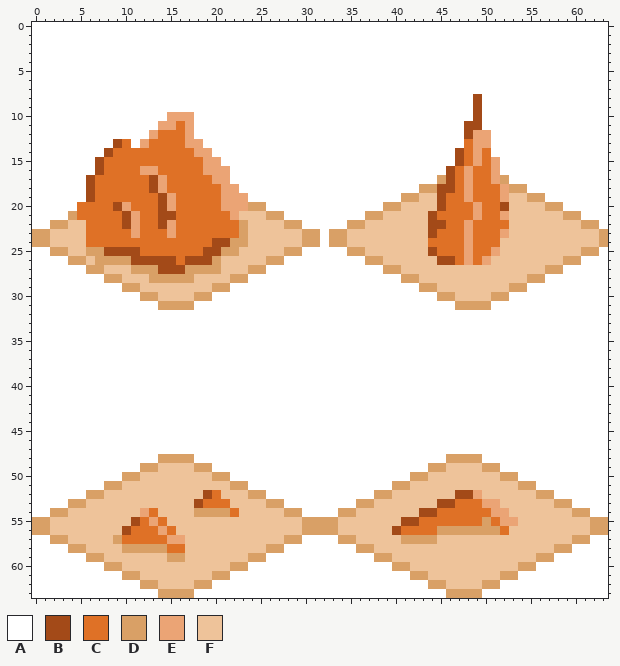
One commit to this pixel-art file: LD48/Assets/Sprites/Rocks.aseprite. Above: the version before the commit.
64x64 pixels, 1 frame.
Palette (. is transparent): A #ffffff  B #a34a18  C #df7126  D #d9a066  E #eba475  F #eec39a
After the commit:
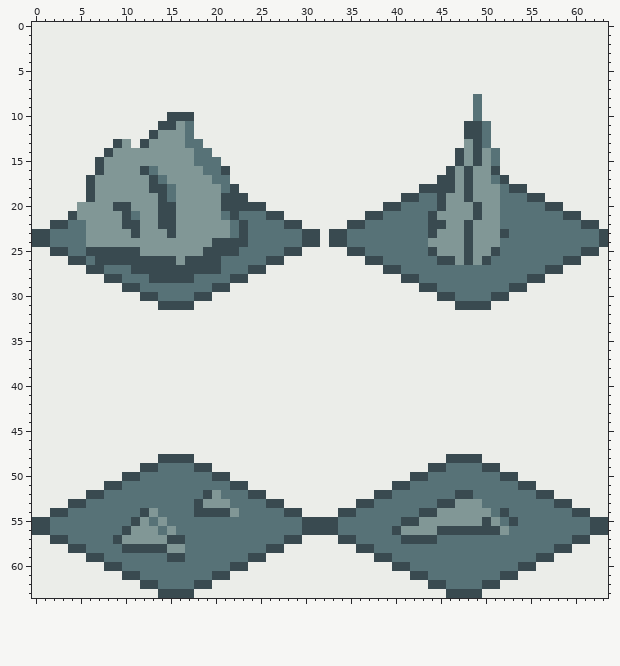
Changes in this commit:
colour A: #ffffff -> #ebede9
colour C: #df7126 -> #819796
colour D: #d9a066 -> #394a50
colour F: #eec39a -> #577277
Layer "Rocks":
y 8..9: x 49 B -> F
y 10: x 15..17 EEE -> DDD; x 49 B -> F
y 11: x 14..15 EE -> DD; x 17 E -> F; x 48..50 BBA -> DDF
y 12: x 13 E -> D; x 17 E -> F; x 48..50 BEE -> DDF
y 13: x 9 B -> D; x 12 E -> D; x 17..18 EE -> FF; x 49..50 EE -> DF
y 14: x 8 B -> D; x 18..19 EE -> FF; x 47 B -> D; x 49 E -> D; x 51 A -> F
y 15: x 7 B -> D; x 18..20 CEE -> FFF; x 47 B -> D; x 49 E -> D; x 51 E -> F
y 16: x 7 B -> D; x 12..13 EE -> DF; x 19..21 EEE -> FFD; x 46 B -> D; x 48 E -> D; x 51 E -> D
y 17: x 6 B -> D; x 13..14 BE -> DF; x 20..21 EE -> FF; x 46 B -> D; x 48 E -> D; x 51 E -> F
y 18: x 6 B -> D; x 13..15 BEC -> DDF; x 21..22 EE -> FD; x 45..46 BB -> DD; x 48 E -> D; x 52 E -> F
y 19: x 6 B -> D; x 14..15 BE -> DF; x 21..23 EEE -> DDD; x 45 B -> D; x 48 E -> D; x 52 E -> F
y 20: x 9..10 BE -> DD; x 14..15 BE -> DD; x 21..23 EEE -> DDD; x 45 B -> D; x 49 E -> D; x 52 B -> F
y 21: x 10..11 BE -> DF; x 14..15 BB -> DD; x 21..22 CE -> FD; x 44 B -> D; x 49 E -> D; x 52 E -> F
y 22: x 10..11 BE -> DD; x 14..15 BE -> DD; x 22 C -> F; x 44..45 BB -> DD; x 48 E -> D; x 52 C -> F
y 23: x 11 E -> D; x 15 E -> D; x 22 C -> F; x 44 B -> D; x 48 E -> D; x 52 E -> D
y 24: x 20..21 BB -> DD; x 48 E -> D
y 25: x 8..11 BBBB -> DDDD; x 19..20 BB -> DD; x 44 B -> D; x 48 E -> D; x 51 E -> D
y 26: x 11..15 BBBBB -> DDDDD; x 17..19 BBB -> DDD; x 45..46 BB -> DD; x 48 E -> D; x 50 E -> D
y 27: x 14..16 BBB -> DDD
y 52: x 19 B -> D; x 47..49 BBE -> DDF
y 53: x 18 B -> D; x 45..46 BB -> DD; x 50..51 EE -> FF
y 54: x 12 E -> D; x 43..44 BB -> DD; x 51..52 EE -> FD
y 55: x 11 B -> D; x 13 E -> F; x 41..42 BB -> DD; x 52..53 EE -> FD
y 56: x 10 B -> D; x 14 E -> F; x 40 B -> D
y 57: x 15..16 EE -> DD
